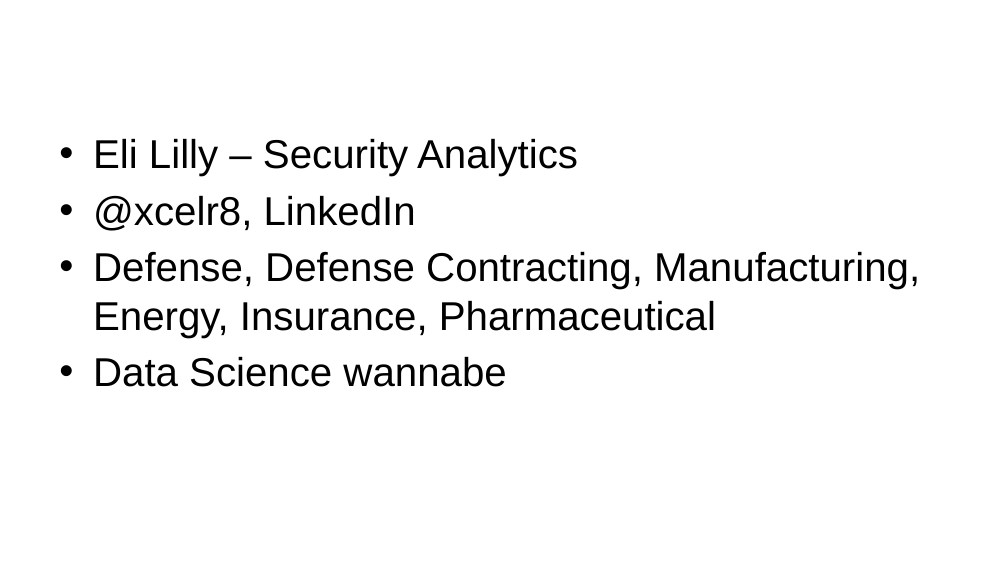
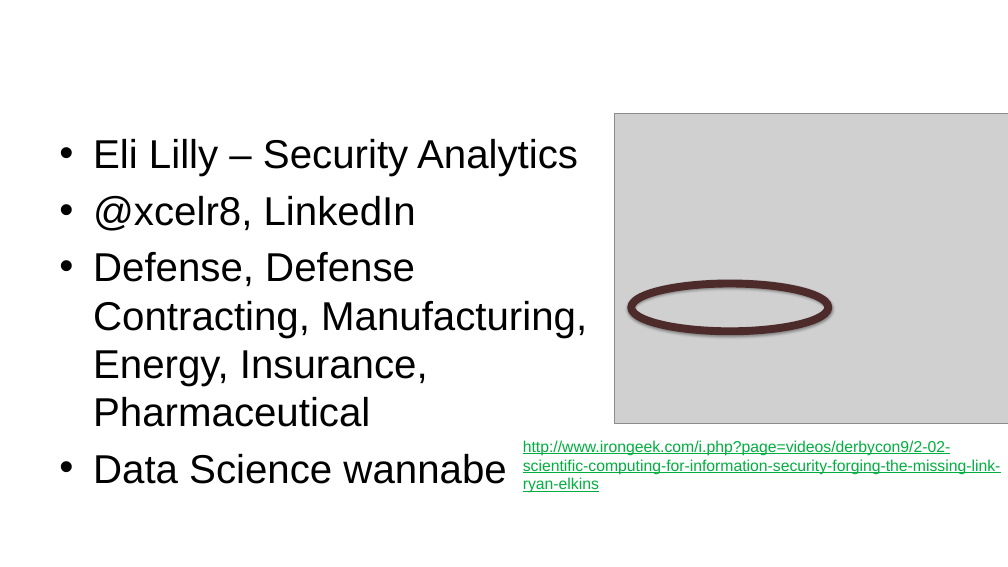
Before and after one commit to tlhendri/tptip_preso, a slide deck: slide 15 of Notebook.pptx (slide 16 before the commit). Drawn at 1008x567 pixels with LibreOffice and Linux fonts; fonts in the diff are those of the drawing; grey boxes stand for pictures; background and template pictures are left out. Boxes give left, top, right and bottom in pixels: in the first picture for what was removed or moved away, otherwise in the second. Text is boxed around its words. In the diff, an @@ line names an element or a change of style, - is before the commit and + after.

```diff
--- a/Notebook.pptx
+++ b/Notebook.pptx
@@ picture added at [615, 113, 1008, 423] @@
@@ text "Eli Lilly – Security Analytics" rewrapped from [93, 138, 920, 387] to [93, 138, 587, 484] @@
@@ ellipse added at [631, 284, 828, 331], outline #4D2C2B 9 pt @@
@@ text added at [523, 440, 1000, 493], 18 pt, text #00AF3F, underline @@
+http://www.irongeek.com/i.php?page=videos/derbycon9/2-02-scientific-computing-for-information-security-forging-the-missing-link-ryan-elkins
```
Also in this commit, not shown: 2 other slides changed, 2 slides removed, 2 other files.
